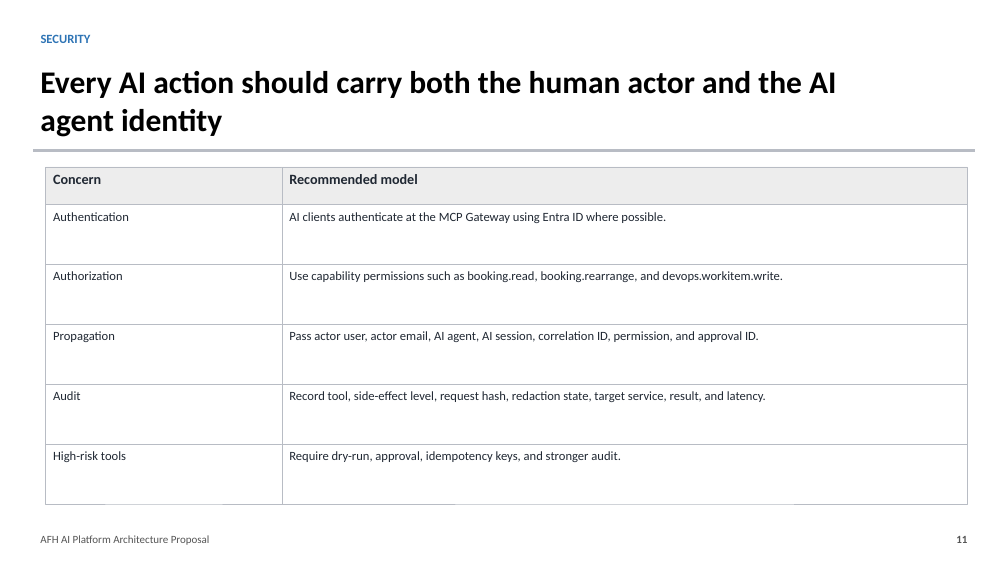
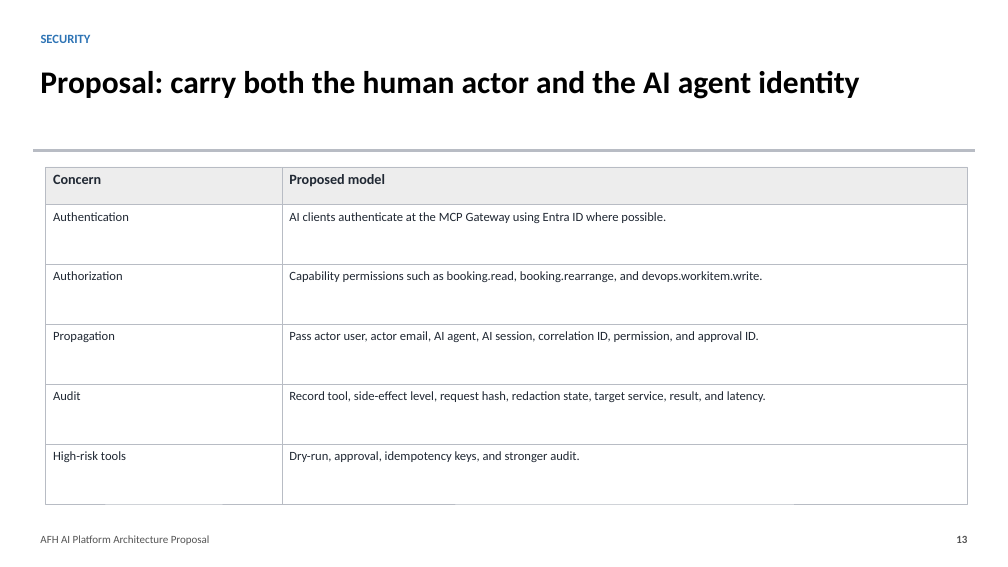
Before and after one commit to ikebotch/afh-booking-function-app, a slide deck: slide 13 of docs/AFH_AI_Platform_Architecture_Proposal.pptx (slide 11 before the commit). Drawn at 1008x567 pixels with LibreOffice and Linux fonts; fonts in the diff are those of the drawing. Boxes give left, top, right and bottom in pixels: in the first picture for what was removed or moved away, otherwise in the second. Text is boxed around its words. In the diff, an @@ line names an element or a change of style, - is before the commit and + after.

Commit message:
feat: Update AFH AI Platform Architecture Proposal documents

```diff
--- a/docs/AFH_AI_Platform_Architecture_Proposal.pptx
+++ b/docs/AFH_AI_Platform_Architecture_Proposal.pptx
@@ text at (40, 71, 859, 99): text changed @@
-Every AI action should carry both the human actor and the AI agent identity
+Proposal: carry both the human actor and the AI agent identity
@@ text in rectangle at (289, 174, 385, 187): text changed @@
-Recommended model
+Proposed model
@@ text in rectangle at (289, 271, 763, 282): text changed @@
-Use capability permissions such as booking.read, booking.rearrange, and devops.workitem.write.
+Capability permissions such as booking.read, booking.rearrange, and devops.workitem.write.
@@ text in rectangle at (289, 451, 580, 462): text changed @@
-Require dry-run, approval, idempotency keys, and stronger audit.
+Dry-run, approval, idempotency keys, and stronger audit.
@@ text at (956, 536, 967, 543): text changed @@
-11
+13
```
Also in this commit, not shown: 11 other slides changed, 2 slides added, 1 other file.
